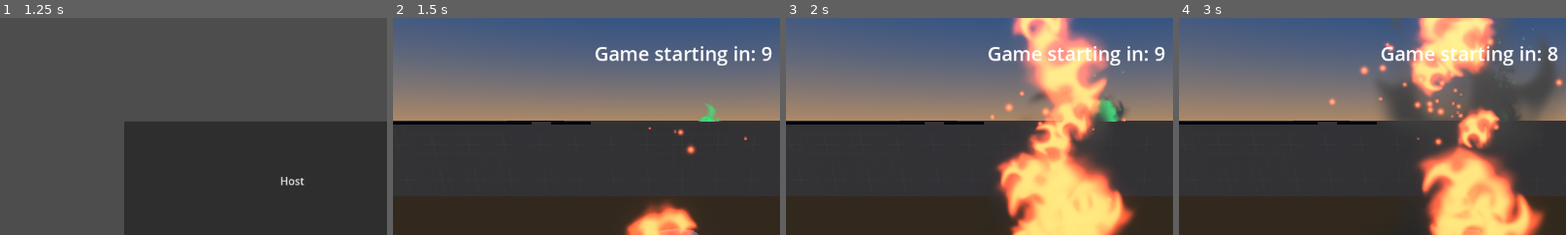
Above: before the commit, frames 1-4 (left to right).
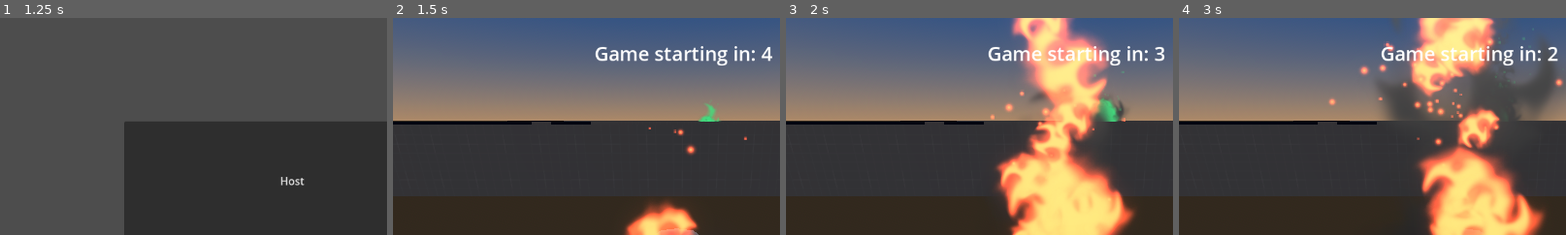
Above: after the commit, the same moments.

Repository: NoxLoveYa/Fire-Racer
Game: Godot game, scene res://Main.tscn
Two runs of this game, one before a commit and one after it. Both use one fixed random seed, a clock stepped at 60 frames per second and the inputs below.
Inputs:
- Up to frame 1 (1.25 s): tap Enter at 0.5 s; hold D (Turn Right) from 0.53 s (still down)
- Up to frame 2 (1.5 s): release D (Turn Right) at 1.25 s; click "Host" at 1.25 s
- Up to frame 3 (2 s): no input
- Up to frame 4 (3 s): hold S (Brake) 2.03-2.78 s; hold D (Turn Right) from 2.78 s (still down)
The pictures show only the part of the screen within x 13-63%, y 0-50%; the shares and areas given below are measured in that part.

Frame 1 is identical in both runs. In frame 2, 0.1% of the frame differs, in the area x 95-98%, y 13-21%; in frame 3, less than 0.1%; in frame 4, 0.1%.

Commit message:
[DONE] GG.

Diff:
--- a/FireMode.gd
+++ b/FireMode.gd
@@ -1,11 +1,11 @@
 extends Node3D
 
 ## Time before round starts
-@export var freeze_delay: float = 10.0
+@export var freeze_delay: float = 4.5
+## Immunity time (player doesn't gain points)
+@export var immunity_time: float = 7.5
 ## Round duration in mins
 @export var game_duration: float = 1.5
-## Immunity time (player doesn't gain points)
-@export var immunity_time: float = 4.5
 @export var state: String = "freeze"
 @export var next_game_time: float = 3.0
 
@@ -54,7 +54,11 @@
 	if (not fire_player):
 		fire_player = $"1"
 	if (fire_player.name != fire_player_name):
-		rpc("_change_fire_player")
+		if $TouchCooldown.is_stopped() and state == "game":
+			rpc("_change_fire_player")
+			$TouchCooldown.start()
+		else:
+			fire_player_name = fire_player.name
 	if fire_player:
 		fire_instance.position = fire_player.position + Vector3(0, 1, 0)
 	if timer_hud.visible:
--- a/Main.tscn
+++ b/Main.tscn
@@ -141,6 +141,9 @@
 [node name="PointsCooldown" type="Timer" parent="."]
 wait_time = 0.25
 
+[node name="TouchCooldown" type="Timer" parent="."]
+one_shot = true
+
 [connection signal="pressed" from="CanvasLayer/Join" to="." method="_on_join_pressed"]
 [connection signal="pressed" from="CanvasLayer/Host" to="." method="_on_host_pressed"]
 [connection signal="timeout" from="Timer" to="." method="_on_timer_timeout"]
--- a/Player.gd
+++ b/Player.gd
@@ -67,4 +67,6 @@
 func _on_area_3d_body_entered(body):
 	if not body.is_in_group("players"):
 		return
+	if body.name == name:
+		return
 	$"../".fire_player_name = name
--- a/Player.tscn
+++ b/Player.tscn
@@ -12,7 +12,7 @@
 properties/1/replication_mode = 1
 
 [sub_resource type="BoxShape3D" id="BoxShape3D_vb6lh"]
-size = Vector3(1.25024, 1, 1.42767)
+size = Vector3(1.34381, 1, 1.52789)
 
 [sub_resource type="BoxShape3D" id="BoxShape3D_eq4ky"]
 size = Vector3(1.01422, 0.7, 1.35671)
@@ -33,7 +33,7 @@
 [node name="Area3D" type="Area3D" parent="."]
 
 [node name="Area" type="CollisionShape3D" parent="Area3D"]
-transform = Transform3D(1, 0, 0, 0, 1, 0, 0, 0, 1, -0.000792265, 0.202976, 0.0341702)
+transform = Transform3D(1, 0, 0, 0, 1, 0, 0, 0, 1, -0.0213306, 0.202976, 0.0842762)
 shape = SubResource("BoxShape3D_vb6lh")
 
 [node name="CollisionShape3D" type="CollisionShape3D" parent="."]
